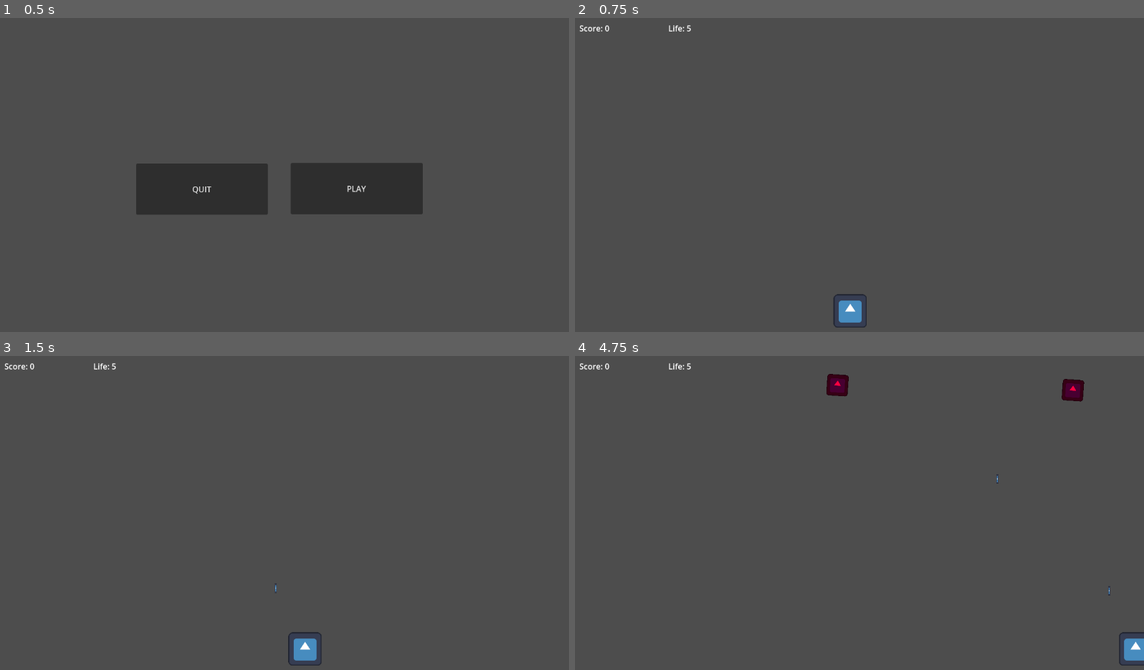
Above: before the commit, frames 1-4 (two rows, left to right).
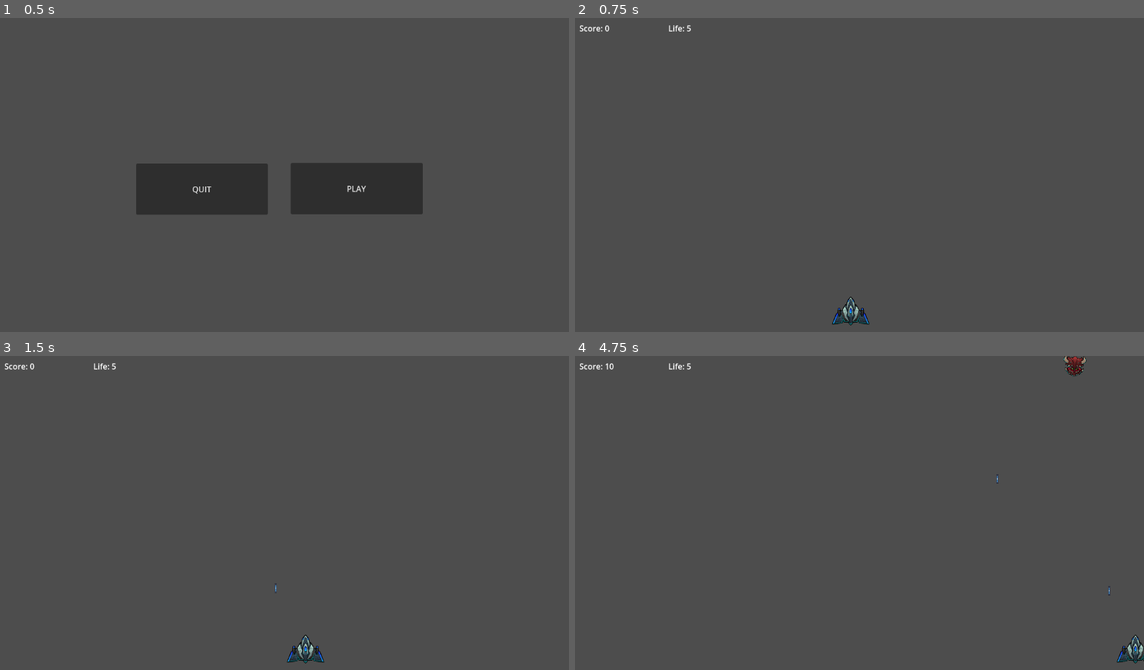
Above: after the commit, the same moments.

Repository: pengpa0012/godot-2d-platformer
Game: Godot game, scene res://Scenes/start_screen.tscn
Same seed, same stepped clock (60 frames per second), same inputs: the game is played once before the commit and once after it. The engine's default icon, where the game draws it, is replaced by a stand-in: a white triangle on a blue panel in a dark square.
Inputs (mouse positions are in pixels of both pictures, inside the frame that each line leads up to):
- Up to frame 1 (0.5 s): no input
- Up to frame 2 (0.75 s): click "PLAY" at 0.5 s
- Up to frame 3 (1.5 s): tap Enter (ui_accept) at 1.25 s; move the mouse to (409, 500) at 1.27 s; hold Right (ui_right) from 1.28 s (still down)
- Up to frame 4 (4.75 s): tap Enter (ui_accept) at 1.52, 2.27, 3.77, 4.52 s; move the mouse to (745, 531) at 2.02 s; move the mouse to (916, 447) at 2.77 s; release Right (ui_right) at 2.78 s; hold Left (ui_left) 2.78-3.53 s; move the mouse to (831, 582) at 3.52 s; hold Right (ui_right) from 3.53 s (still down); move the mouse to (1030, 566) at 4.27 s

Frame 1 is identical in both runs. In frame 2, 0.5% of the frame differs, in the area x 45-52%, y 87-99%; in frame 3, 0.5%; in frame 4, 1.1%, in the area x 5-100%, y 0-99%.

Commit message:
update asset

Diff:
--- a/Scenes/enemy.tscn
+++ b/Scenes/enemy.tscn
@@ -1,7 +1,7 @@
 [gd_scene load_steps=4 format=3 uid="uid://n864tnms78r4"]
 
-[ext_resource type="Texture2D" uid="uid://d3hjc7k3m0qr4" path="res://icon.svg" id="1_tp8q7"]
 [ext_resource type="Script" path="res://Script/enemy.gd" id="1_xbes0"]
+[ext_resource type="Texture2D" uid="uid://coviynhob2ysq" path="res://Assets/images/Small/Enemy_1_A_Small.png" id="2_h1nm0"]
 
 [sub_resource type="RectangleShape2D" id="RectangleShape2D_yhfpl"]
 size = Vector2(42, 42)
@@ -10,12 +10,10 @@
 slide_on_ceiling = false
 script = ExtResource("1_xbes0")
 
-[node name="Icon" type="Sprite2D" parent="."]
-self_modulate = Color(1, 0, 0.254902, 1)
-position = Vector2(-1, -1)
-rotation = 0.00739413
-scale = Vector2(0.335938, 0.335938)
-texture = ExtResource("1_tp8q7")
+[node name="Enemy1ASmall" type="Sprite2D" parent="."]
+position = Vector2(-1, 0)
+scale = Vector2(0.359375, 0.359375)
+texture = ExtResource("2_h1nm0")
 
 [node name="CollisionShape2D" type="CollisionShape2D" parent="."]
 position = Vector2(-1, -1)
--- a/Scenes/player.tscn
+++ b/Scenes/player.tscn
@@ -1,33 +1,36 @@
 [gd_scene load_steps=8 format=3 uid="uid://maqjce46rx84"]
 
-[ext_resource type="Texture2D" uid="uid://d3hjc7k3m0qr4" path="res://icon.svg" id="1_0jr7g"]
 [ext_resource type="Script" path="res://Script/player.gd" id="1_unsp6"]
+[ext_resource type="Texture2D" uid="uid://dt760rh1wsd41" path="res://Assets/images/Small/Ship_2_D_Small.png" id="2_daofn"]
 [ext_resource type="AudioStream" uid="uid://b2wi5u3it6s1p" path="res://Assets/sounds/pew.mp3" id="3_3qbb4"]
 [ext_resource type="AudioStream" uid="uid://b076hequkpsky" path="res://Assets/sounds/death.mp3" id="3_y8te7"]
 [ext_resource type="AudioStream" uid="uid://fh7exibsjiho" path="res://Assets/sounds/ouch.mp3" id="5_de13k"]
 
+[sub_resource type="CapsuleShape2D" id="CapsuleShape2D_7fsit"]
+radius = 17.0
+height = 38.0
+
 [sub_resource type="RectangleShape2D" id="RectangleShape2D_mslii"]
-size = Vector2(68, 68)
-
-[sub_resource type="RectangleShape2D" id="RectangleShape2D_xywf2"]
-size = Vector2(29, 23)
+size = Vector2(68, 63)
 
 [node name="Player" type="CharacterBody2D"]
 script = ExtResource("1_unsp6")
 
-[node name="Icon" type="Sprite2D" parent="."]
+[node name="Ship2DSmall" type="Sprite2D" parent="."]
+position = Vector2(3.8147e-06, 0)
+scale = Vector2(0.617188, 0.617188)
+texture = ExtResource("2_daofn")
+
+[node name="CollisionShape2D" type="CollisionShape2D" parent="."]
 position = Vector2(-1, 0)
-scale = Vector2(0.523438, 0.523438)
-texture = ExtResource("1_0jr7g")
+shape = SubResource("CapsuleShape2D_7fsit")
 
 [node name="Area2D" type="Area2D" parent="."]
 position = Vector2(-1, 0)
 
 [node name="CollisionShape2D" type="CollisionShape2D" parent="Area2D"]
+position = Vector2(0, 2.5)
 shape = SubResource("RectangleShape2D_mslii")
-
-[node name="CollisionShape2D" type="CollisionShape2D" parent="."]
-shape = SubResource("RectangleShape2D_xywf2")
 
 [node name="Gun" type="Node2D" parent="."]
 
--- a/Script/EnemiesGenerator.gd
+++ b/Script/EnemiesGenerator.gd
@@ -6,6 +6,7 @@
 func spawn_enemy():
 	var enemy = enemy_scene.instantiate()
 	enemy.position.x = randf_range(50, get_viewport_rect().size.x)
+	enemy.position.y = -50
 	add_child(enemy)
 
 
--- a/Script/enemy.gd
+++ b/Script/enemy.gd
@@ -1,16 +1,13 @@
 extends CharacterBody2D
 
 
-const SPEED = 300.0
-const JUMP_VELOCITY = -400.0
+const SPEED = 50
 
 # Get the gravity from the project settings to be synced with RigidBody nodes.
 var gravity = ProjectSettings.get_setting("physics/2d/default_gravity")
 
 
 func _physics_process(delta):
-	# Add the gravity.
-	if not is_on_floor():
-		velocity.y += gravity * 0.01 * delta
+	velocity.y += SPEED * delta
 
 	move_and_slide()
--- a/Script/world.gd
+++ b/Script/world.gd
@@ -7,3 +7,9 @@
 func _process(delta):
 	$Score.text = "Score: {score}".format({"score": Global.score})
 	$Life.text = "Life: {life}".format({"life": Global.life})
+
+
+# TODO
+# -Add Assets
+#	-Bullet/Player/Enemies/BG
+# -Add bullet/death/hurt particles
Binary file added: Assets/images/Large/Enemy_1_A_Large.png
Not shown, added: Assets/images/Large/Enemy_1_A_Large.png.import
Binary file added: Assets/images/Large/Enemy_1_B_Large.png
Not shown, added: Assets/images/Large/Enemy_1_B_Large.png.import
Binary file added: Assets/images/Large/Enemy_1_C_Large.png
Not shown, added: Assets/images/Large/Enemy_1_C_Large.png.import
Binary file added: Assets/images/Large/Enemy_1_D_Large.png
Not shown, added: Assets/images/Large/Enemy_1_D_Large.png.import
Binary file added: Assets/images/Large/Enemy_2_A_Large.png
Not shown, added: Assets/images/Large/Enemy_2_A_Large.png.import
Binary file added: Assets/images/Large/Enemy_2_B_Large.png
Not shown, added: Assets/images/Large/Enemy_2_B_Large.png.import
(and 168 more such lines)
